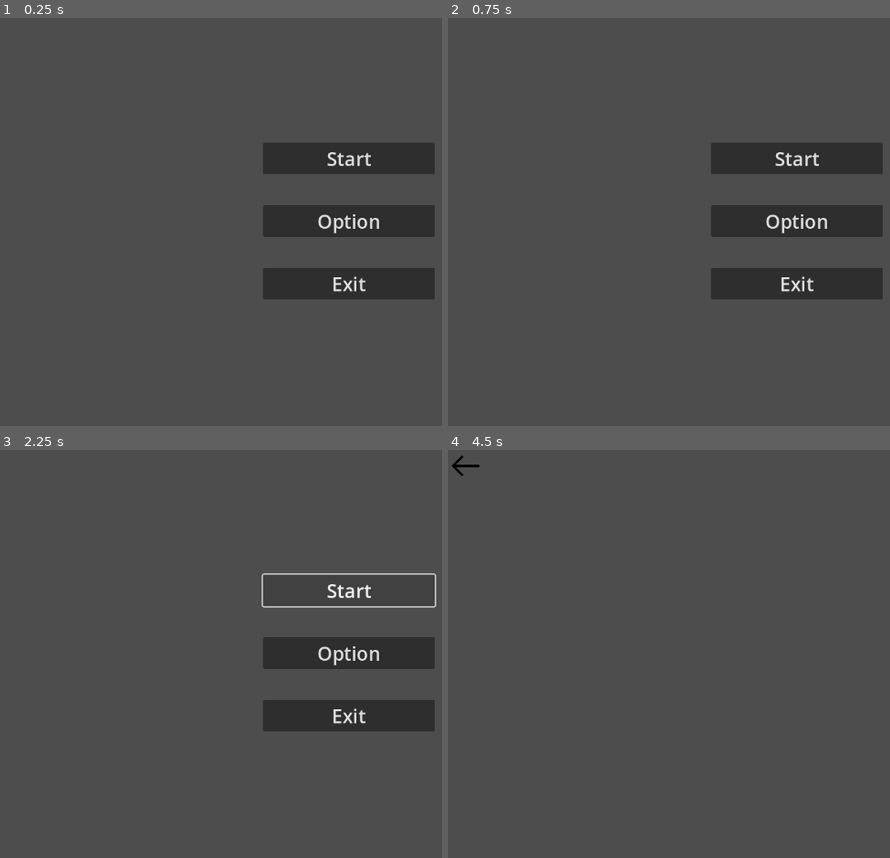
Above: before the commit, frames 1-4 (two rows, left to right).
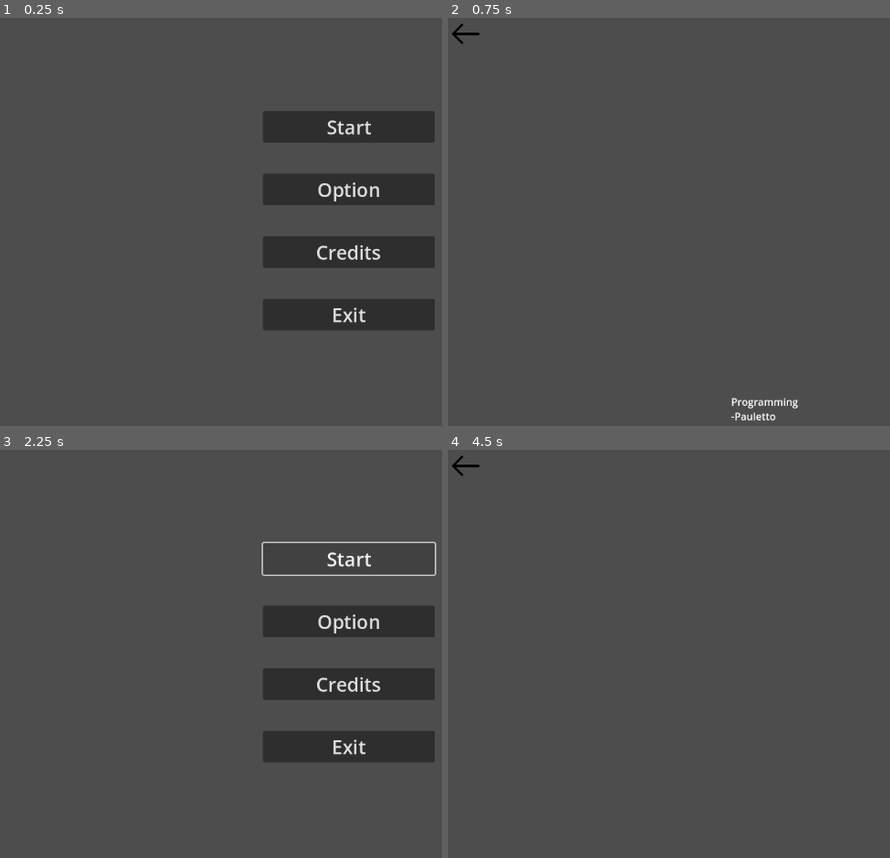
Above: after the commit, the same moments.

Repository: Zapzoop/chritmasgamejam
Game: Godot game, scene res://main_menu/mainmenu.tscn
The game is run twice, just before and just after one commit, with the same random seed, the same clock (stepped at 60 frames per second) and the same inputs.
Inputs (mouse positions are in pixels of both pictures, inside the frame that each line leads up to):
- Up to frame 1 (0.25 s): no input
- Up to frame 2 (0.75 s): click (797, 250) at 0.5 s, where only the run after the commit has a clickable "Credits"
- Up to frame 3 (2.25 s): click (17, 466) at 1.27 s; click "Start" at 2 s
- Up to frame 4 (4.5 s): click "Start" at 2.75 s; click "Start" at 3.5 s; click "Option" at 4.25 s

The runs differ from the first frame. In frame 1, 20% of the frame differs, in the area x 59-99%, y 22-77%; in frame 2, 9.1%; in frame 3, 15%; in frame 4, nothing differs.

Commit message:
added credits scene

Diff:
--- a/global/global.gd
+++ b/global/global.gd
@@ -1,6 +1,7 @@
 extends Node
 
 var options = "res://main_menu/option/option.tscn"
+var credits = "res://main_menu/credits/credits.tscn"
 signal change_scene(caller,callee)
 signal callback(callee)
 
@@ -14,9 +15,15 @@
 	remember = caller.duplicate()
 	if callee == "options":
 		get_tree().change_scene_to_file(options)
+	if callee == "credits":
+		get_tree().change_scene_to_file(credits)
 
 func _on_callback(calleename,calleeobj):
 	if calleename == "options":
+		calleeobj.queue_free()
+		get_tree().get_root().add_child(remember)
+		get_tree().set_current_scene(remember)
+	if calleename == "credits":
 		calleeobj.queue_free()
 		get_tree().get_root().add_child(remember)
 		get_tree().set_current_scene(remember)
--- /dev/null
+++ b/main_menu/credits/credits.gd
@@ -0,0 +1,15 @@
+extends Control
+
+
+# Called when the node enters the scene tree for the first time.
+func _ready():
+	pass # Replace with function body.
+
+
+# Called every frame. 'delta' is the elapsed time since the previous frame.
+func _process(delta):
+	pass
+
+
+func _on_back_pressed():
+	Global.emit_signal("callback","options",self)
--- /dev/null
+++ b/main_menu/credits/credits.tscn
@@ -0,0 +1,93 @@
+[gd_scene load_steps=6 format=3 uid="uid://co8aless8o1uq"]
+
+[ext_resource type="Script" path="res://main_menu/credits/credits.gd" id="1_8v6a2"]
+[ext_resource type="Texture2D" uid="uid://5h6l2qocg6y4" path="res://assets/icons/back.png" id="2_deowr"]
+
+[sub_resource type="Animation" id="Animation_0hi6l"]
+resource_name = "newdisplacement"
+length = 10.0
+tracks/0/type = "value"
+tracks/0/imported = false
+tracks/0/enabled = true
+tracks/0/path = NodePath("RichTextLabel:position")
+tracks/0/interp = 1
+tracks/0/loop_wrap = true
+tracks/0/keys = {
+"times": PackedFloat32Array(0, 10),
+"transitions": PackedFloat32Array(1, 1),
+"update": 0,
+"values": [Vector2(448, 608), Vector2(448, 0)]
+}
+
+[sub_resource type="Animation" id="Animation_7nh5p"]
+length = 0.001
+tracks/0/type = "value"
+tracks/0/imported = false
+tracks/0/enabled = true
+tracks/0/path = NodePath("RichTextLabel:position")
+tracks/0/interp = 1
+tracks/0/loop_wrap = true
+tracks/0/keys = {
+"times": PackedFloat32Array(0),
+"transitions": PackedFloat32Array(1),
+"update": 0,
+"values": [Vector2(448, 608)]
+}
+
+[sub_resource type="AnimationLibrary" id="AnimationLibrary_gtnfc"]
+_data = {
+"RESET": SubResource("Animation_7nh5p"),
+"newdisplacement": SubResource("Animation_0hi6l")
+}
+
+[node name="Credits" type="Control"]
+layout_mode = 3
+anchors_preset = 15
+anchor_right = 1.0
+anchor_bottom = 1.0
+grow_horizontal = 2
+grow_vertical = 2
+script = ExtResource("1_8v6a2")
+
+[node name="RichTextLabel" type="RichTextLabel" parent="."]
+layout_mode = 1
+anchors_preset = -1
+anchor_left = 0.388889
+anchor_right = 1.00694
+anchor_bottom = 0.469136
+offset_left = 448.0
+offset_top = 608.0
+offset_right = 1160.0
+offset_bottom = 912.0
+text = "Programming
+-Pauletto
+-Zapzoop
+
+Art
+-BaYuN
+
+Game Design
+-CactuarMike
+
+Sound
+-"
+scroll_active = false
+metadata/_edit_use_anchors_ = true
+
+[node name="AnimationPlayer" type="AnimationPlayer" parent="."]
+libraries = {
+"": SubResource("AnimationLibrary_gtnfc")
+}
+autoplay = "newdisplacement"
+
+[node name="back" type="Button" parent="."]
+layout_mode = 1
+anchors_preset = -1
+anchor_right = 0.0486111
+anchor_bottom = 0.0864198
+icon = ExtResource("2_deowr")
+flat = true
+expand_icon = true
+metadata/_edit_use_anchors_ = true
+
+[connection signal="pressed" from="back" to="." method="_on_back_pressed"]
--- a/main_menu/mainmenu.gd
+++ b/main_menu/mainmenu.gd
@@ -22,3 +22,7 @@
 
 func _on_exit_pressed():
 	get_tree().quit()
+
+
+func _on_credits_pressed():
+	Global.emit_signal("change_scene",self,"credits")
--- a/main_menu/mainmenu.tscn
+++ b/main_menu/mainmenu.tscn
@@ -33,6 +33,11 @@
 theme_override_font_sizes/font_size = 30
 text = "Option"
 
+[node name="credits" type="Button" parent="VBoxContainer"]
+layout_mode = 2
+theme_override_font_sizes/font_size = 30
+text = "Credits"
+
 [node name="exit" type="Button" parent="VBoxContainer"]
 layout_mode = 2
 theme_override_font_sizes/font_size = 30
@@ -40,4 +45,5 @@
 
 [connection signal="pressed" from="VBoxContainer/start" to="." method="_on_start_pressed"]
 [connection signal="pressed" from="VBoxContainer/option" to="." method="_on_option_pressed"]
+[connection signal="pressed" from="VBoxContainer/credits" to="." method="_on_credits_pressed"]
 [connection signal="pressed" from="VBoxContainer/exit" to="." method="_on_exit_pressed"]
